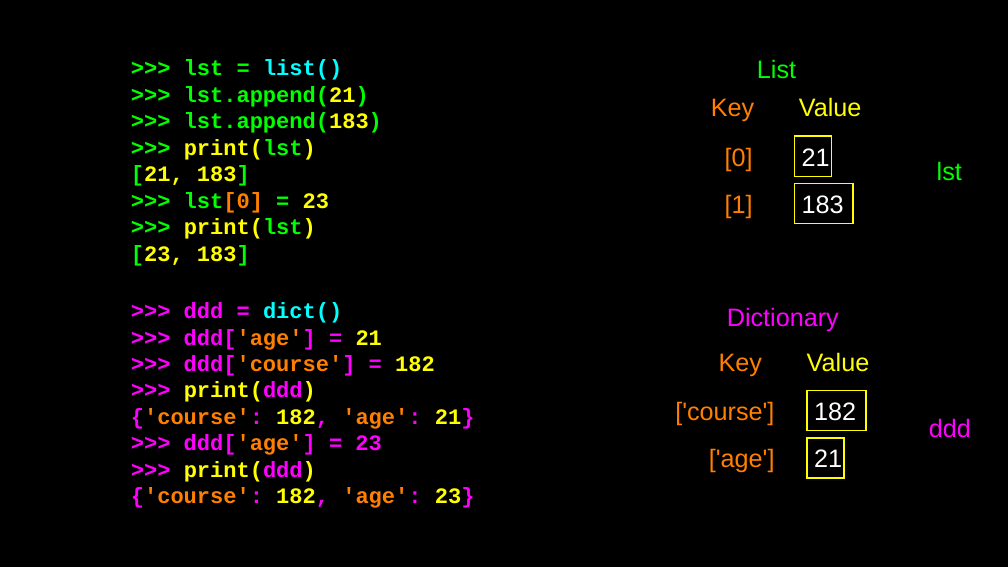
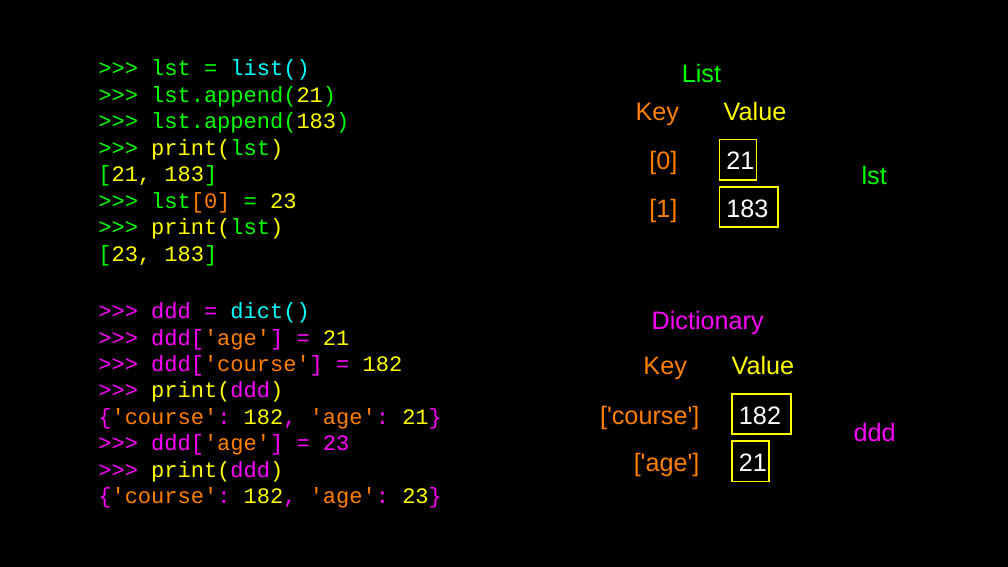
Before and after one commit to csev/py4e, a slide deck: slide 9 of lectures3/Pythonlearn-09-Dictionaries.pptx. Drawn at 1008x567 pixels with LibreOffice and Linux fonts; fonts in the diff are those of the drawing. Boxes give left, top, right and bottom in pixels: in the first picture for what was removed or moved away, otherwise in the second. Text is boxed around its words. In the diff, an @@ line names an element or a change of style, - is before the commit and + after.

```diff
--- a/lectures3/Pythonlearn-09-Dictionaries.pptx
+++ b/lectures3/Pythonlearn-09-Dictionaries.pptx
@@ text ">>> lst = list()": place and size @@
-text ">>> lst = list()" at bbox=[131, 60, 382, 266]
+text ">>> lst = list()" at bbox=[98, 60, 349, 266]
@@ text ">>> lst = list()" at bbox=[98, 60, 349, 266]: bold off @@
@@ text ">>> ddd = dict()": place and size @@
-text ">>> ddd = dict()" at bbox=[131, 302, 475, 508]
+text ">>> ddd = dict()" at bbox=[98, 302, 442, 508]
@@ text ">>> ddd = dict()" at bbox=[98, 302, 442, 508]: bold off @@
@@ 12 texts, 4 rectangles: place and size @@
-12 texts, 4 rectangles at bbox=[675, 59, 971, 478]
+12 texts, 4 rectangles at bbox=[600, 63, 896, 481]
```
Also in this commit, not shown: 22 other slides changed, 1 slide removed, 1 other file.
